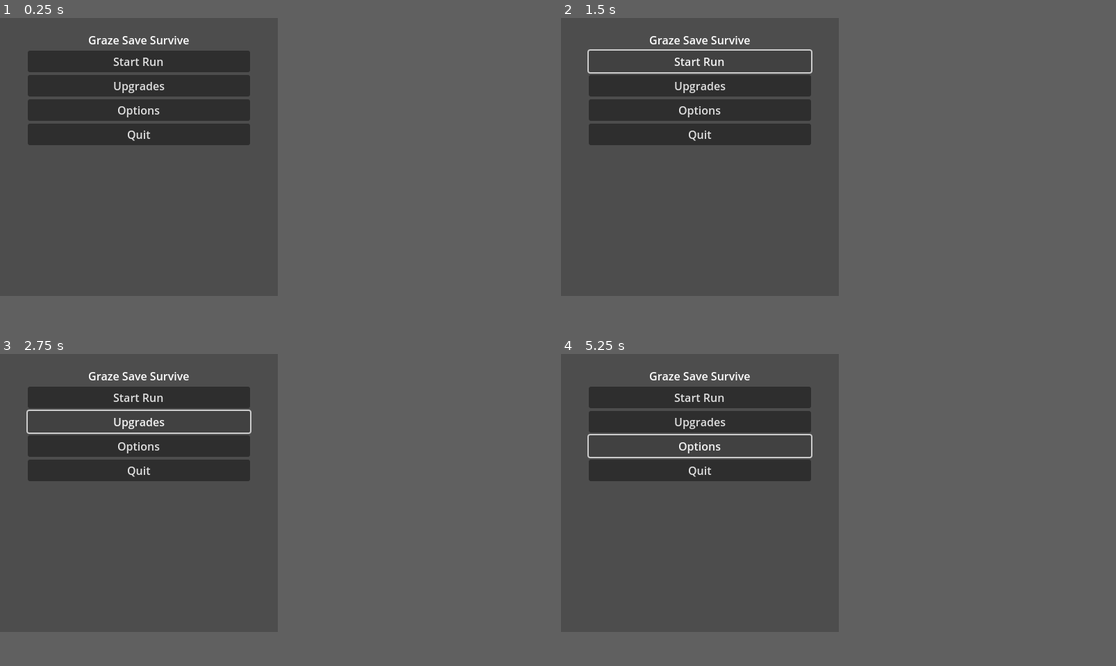
Above: before the commit, frames 1-4 (two rows, left to right).
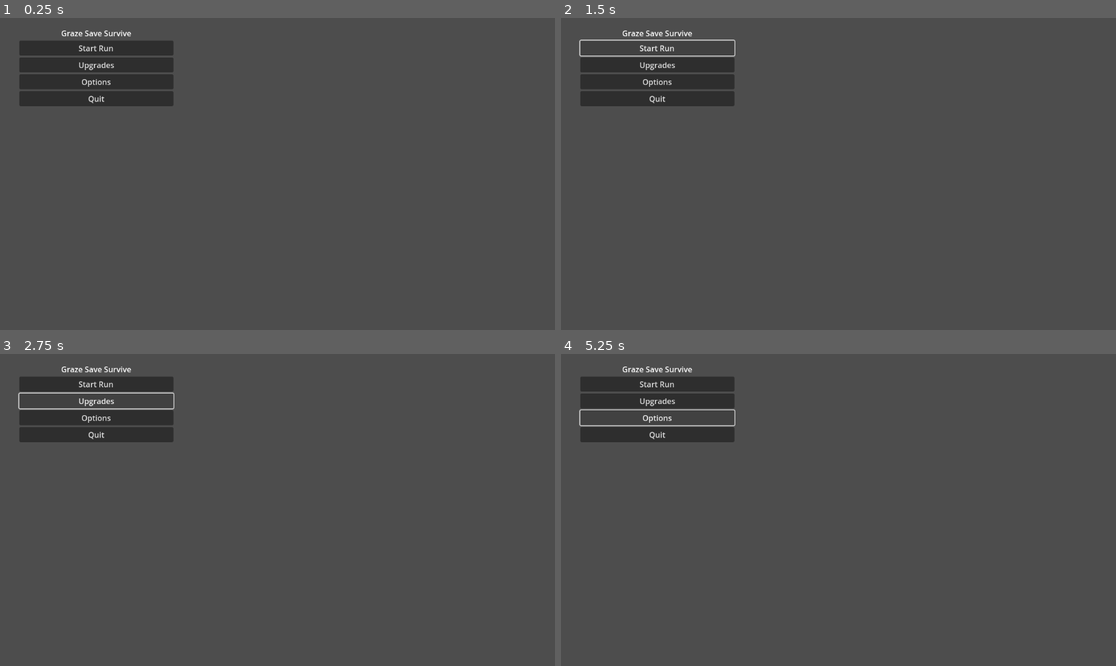
Above: after the commit, the same moments.

Repository: holiday-pettijohn/GrazeSaveSurvive
Game: Godot game, scene res://menu.tscn
Two runs of this game, one before a commit and one after it. Both use one fixed random seed, a clock stepped at 60 frames per second and the inputs below. The project has no main scene, so this scene is started directly.
Inputs:
- Up to frame 1 (0.25 s): no input
- Up to frame 2 (1.5 s): click "Start Run" at 0.5 s; click "Start Run" at 1.25 s
- Up to frame 3 (2.75 s): click "Upgrades" at 2 s
- Up to frame 4 (5.25 s): click "Upgrades" at 2.75 s; click "Start Run" at 3.5 s; click "Upgrades" at 4.25 s; click "Options" at 5 s
In our replay, the window is 400x400 before the commit and 799x449 after it. These sizes can differ from the game's own. Grey fills any space a smaller window leaves; there, only what the larger window draws over its background counts as a difference.

The runs differ from the first frame. In frame 1, 9.1% of the frame differs, in the area x 3-46%, y 4-41%; in frame 2, 7.8%; in frame 3, 8.3%; in frame 4, 7.3%.

Commit message:
Revert "Fix viewport size"
This reverts commit 97a79fadfff29b7d19630425a1450fe8dbb66cab.

Diff:
--- a/project.godot
+++ b/project.godot
@@ -13,8 +13,3 @@
 config/name="Graze Save Survive"
 config/features=PackedStringArray("4.2", "Forward Plus")
 config/icon="res://icon.svg"
-
-[display]
-
-window/size/viewport_width=400
-window/size/viewport_height=400
